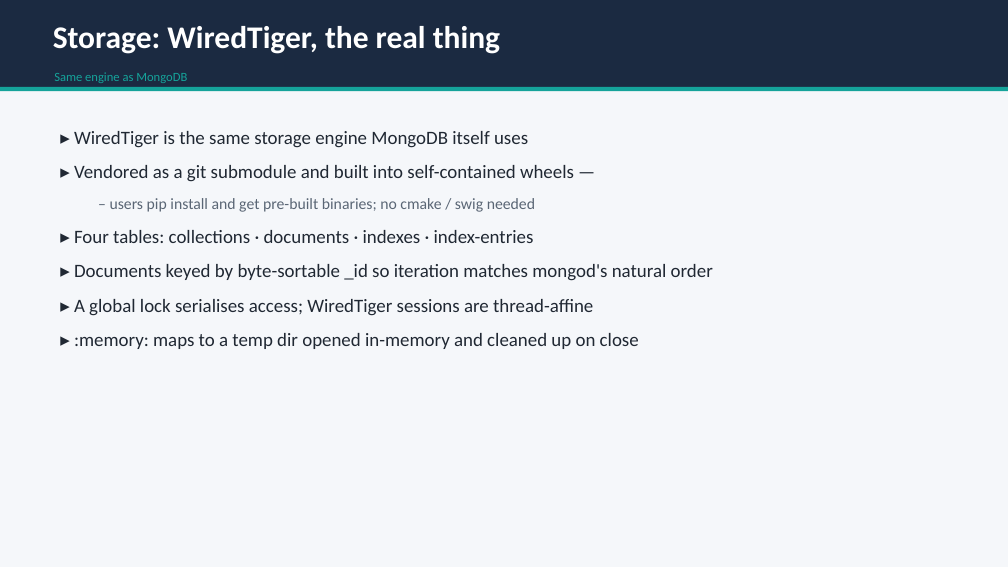
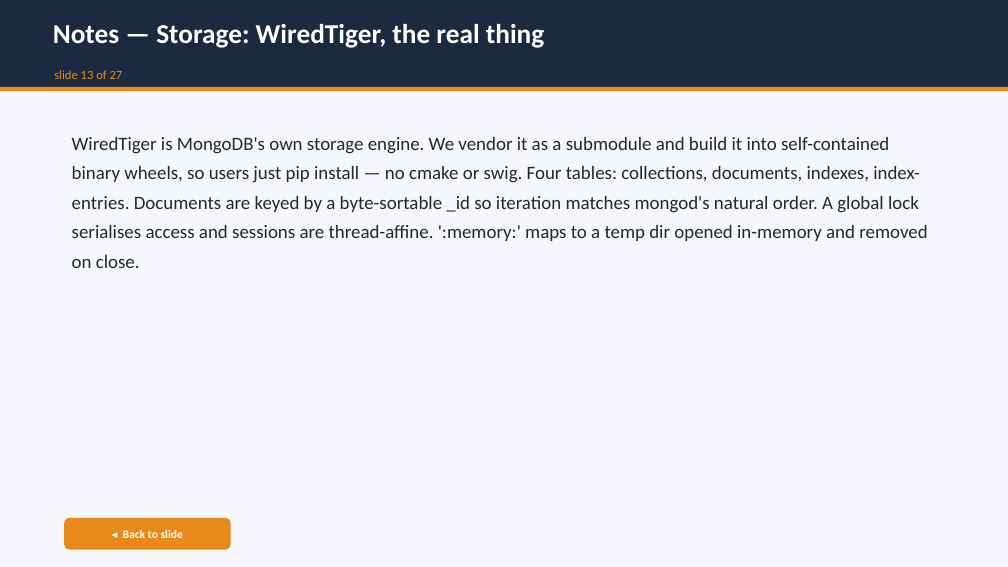
Before and after one commit to jdrumgoole/SecantusDB, a slide deck: slide 41 of docs/presentations/SecantusDB-overview.pptx (slide 13 before the commit). Drawn at 1008x567 pixels with LibreOffice and Linux fonts; fonts in the diff are those of the drawing. Boxes give left, top, right and bottom in pixels: in the first picture for what was removed or moved away, otherwise in the second. Text is boxed around its words. In the diff, an @@ line names an element or a change of style, - is before the commit and + after.

```diff
--- a/docs/presentations/SecantusDB-overview.pptx
+++ b/docs/presentations/SecantusDB-overview.pptx
@@ text at box(53, 24, 544, 48): text changed; size 30 to 26 pt @@
-Storage: WiredTiger, the real thing
+Notes — Storage: WiredTiger, the real thing
@@ rectangle at box(0, 87, 1008, 91): fill #15A39A to #E88A1A @@
@@ text at box(54, 70, 123, 79): text changed; text colour #15A39A to #E88A1A @@
-Same engine as MongoDB
+slide 13 of 27
@@ text at box(72, 137, 927, 268): text changed @@
-▸ WiredTiger is the same storage engine MongoDB itself uses
-▸ Vendored as a git submodule and built into self-contained wheels —
-  – users pip install and get pre-built binaries; no cmake / swig needed
-▸ Four tables: collections · documents · indexes · index-entries
-▸ Documents keyed by byte-sortable _id so iteration matches mongod's natural order
-▸ A global lock serialises access; WiredTiger sessions are thread-affine
-▸ :memory: maps to a temp dir opened in-memory and cleaned up on close
+WiredTiger is MongoDB's own storage engine. We vendor it as a submodule and build it into self-contained binary wheels, so users just pip install — no cmake or swig. Four tables: collections, documents, indexes, index-entries. Documents are keyed by a byte-sortable _id so iteration matches mongod's natural order. A global lock serialises access and sessions are thread-affine. ':memory:' maps to a temp dir opened in-memory and removed on close.
@@ rounded rectangle added at box(64, 518, 231, 550), fill #E88A1A, 11 pt, text #FFFFFF, bold @@
+◂ Back to slide
```
Also in this commit, not shown: 26 other slides changed, 28 slides added.
